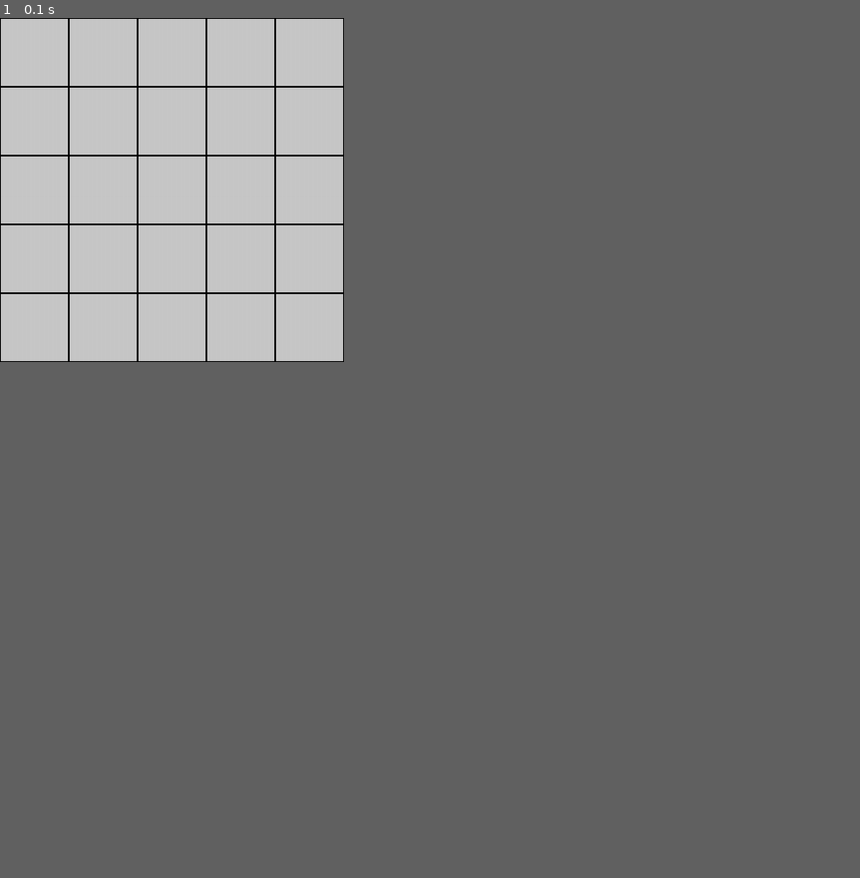
Above: before the commit, frame 1.
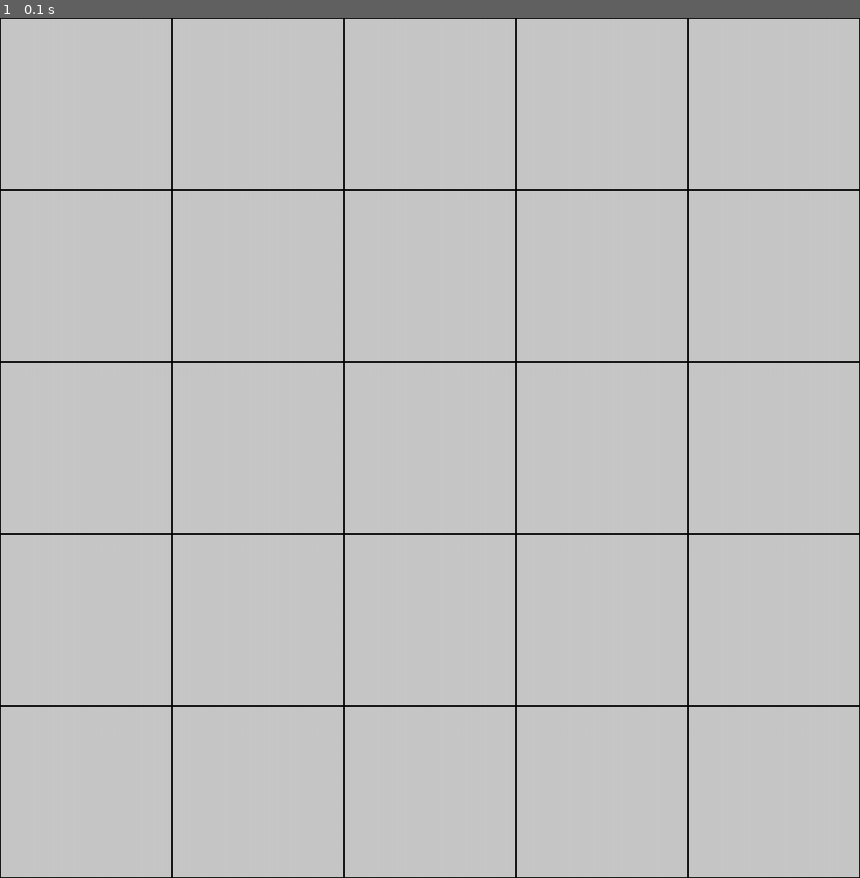
Above: after the commit, the same moment.

Repository: IMainHibana/AI-Group-Project
Game: pygame game, started from Project/main.py
Two runs of this game, one before a commit and one after it. Both use one fixed random seed, a clock stepped at 60 frames per second and the inputs below.
Inputs:
- Up to frame 1 (0.1 s): no input
The window is 360x360 before the commit and 900x900 after it. Grey fills any space a smaller window leaves; there, only what the larger window draws over its background counts as a difference.

The runs differ from the first frame. In frame 1, 2.7% of the frame differs, in the area x 0-100%, y 0-100%.

Commit message:
changed size of display

Diff:
--- a/Project/pyGame.py
+++ b/Project/pyGame.py
@@ -3,8 +3,8 @@
 
 BLACK = (0, 0, 0)
 WHITE = (200, 200, 200)
-WINDOW_HEIGHT = 400
-WINDOW_WIDTH = 400
+WINDOW_HEIGHT = 1000
+WINDOW_WIDTH = 1000
 
 
 def pyGameGrid():
@@ -25,7 +25,7 @@
 
 
 def drawGrid():
-  blockSize = 80 #Set the size of the grid block
+  blockSize = 200 #Set the size of the grid block
   for x in range(0, WINDOW_WIDTH, blockSize):
       for y in range(0, WINDOW_HEIGHT, blockSize):
           rect = pygame.Rect(x, y, blockSize, blockSize)
